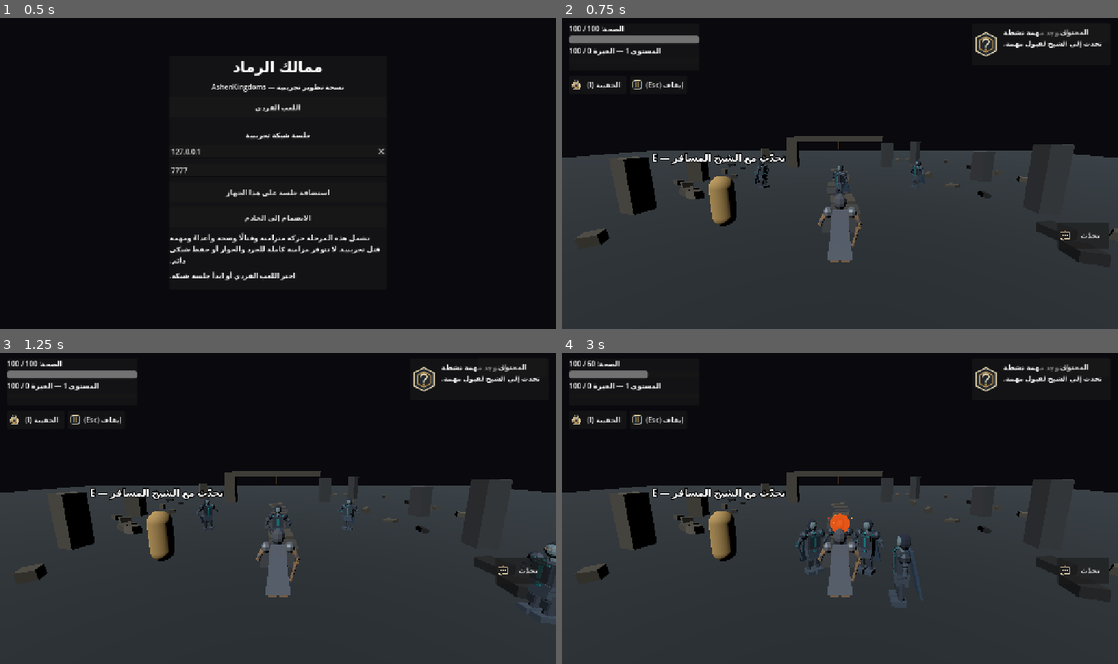
Above: before the commit, frames 1-4 (two rows, left to right).
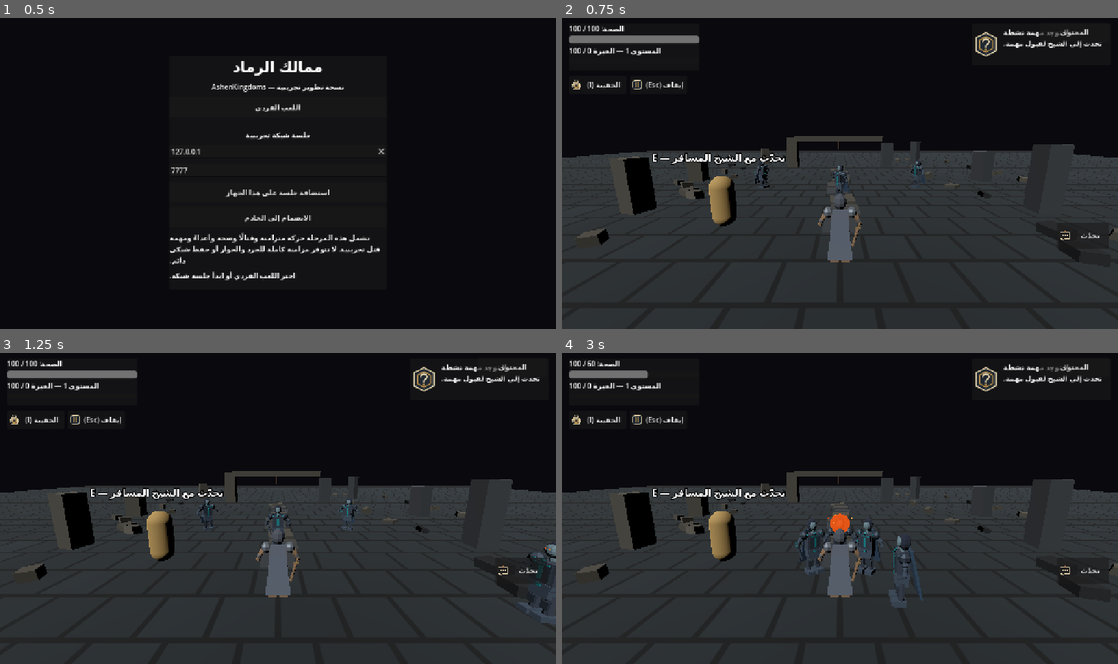
Above: after the commit, the same moments.

Repository: areagleegy/AshenKingdoms
Game: Godot game, scene res://scenes/ui/MainMenu.tscn
Same seed, same stepped clock (60 frames per second), same inputs: the game is played once before the commit and once after it. Sound files missing from this copy of the repository are replaced by a short silence.
Inputs:
- Up to frame 1 (0.5 s): no input
- Up to frame 2 (0.75 s): click "اللعب الفردي" at 0.5 s
- Up to frame 3 (1.25 s): no input
- Up to frame 4 (3 s): click "المحتوى" at 1.25 s; click "تحديث الحزم" at 2 s; click "إغلاق" at 2.75 s

Frame 1 is identical in both runs. In frame 2, less than 0.1% of the frame differs, in the area x 0-100%, y 42-100%; in frame 3, less than 0.1%; in frame 4, less than 0.1%.

Commit message:
world: use lightweight procedural ash stone ground with fallback

Diff:
--- a/scripts/core/main.gd
+++ b/scripts/core/main.gd
@@ -135,9 +135,23 @@
 	ground_mesh.size = Vector2(80.0, 80.0)
 	ground_mesh_node.mesh = ground_mesh
 	ground_mesh_node.position.y = -0.015
-	var ground_material := StandardMaterial3D.new()
-	ground_material.albedo_color = Color(0.12, 0.15, 0.17, 1.0)
-	ground_material.roughness = 1.0
+	var ground_shader := load("res://shaders/world/ashen_ground.gdshader") as Shader
+	var ground_material: Material
+	if ground_shader != null:
+		var procedural_material := ShaderMaterial.new()
+		procedural_material.shader = ground_shader
+		procedural_material.set_shader_parameter("stone_color", Color(0.12, 0.145, 0.16, 1.0))
+		procedural_material.set_shader_parameter("seam_color", Color(0.052, 0.060, 0.066, 1.0))
+		procedural_material.set_shader_parameter("tile_scale", 0.72)
+		procedural_material.set_shader_parameter("seam_width", 0.035)
+		procedural_material.set_shader_parameter("variation_strength", 0.12)
+		ground_material = procedural_material
+	else:
+		# Keep the playable scene readable if a future shader import fails.
+		var fallback_material := StandardMaterial3D.new()
+		fallback_material.albedo_color = Color(0.12, 0.15, 0.17, 1.0)
+		fallback_material.roughness = 1.0
+		ground_material = fallback_material
 	ground_mesh_node.material_override = ground_material
 	world.add_child(ground_mesh_node)
 
